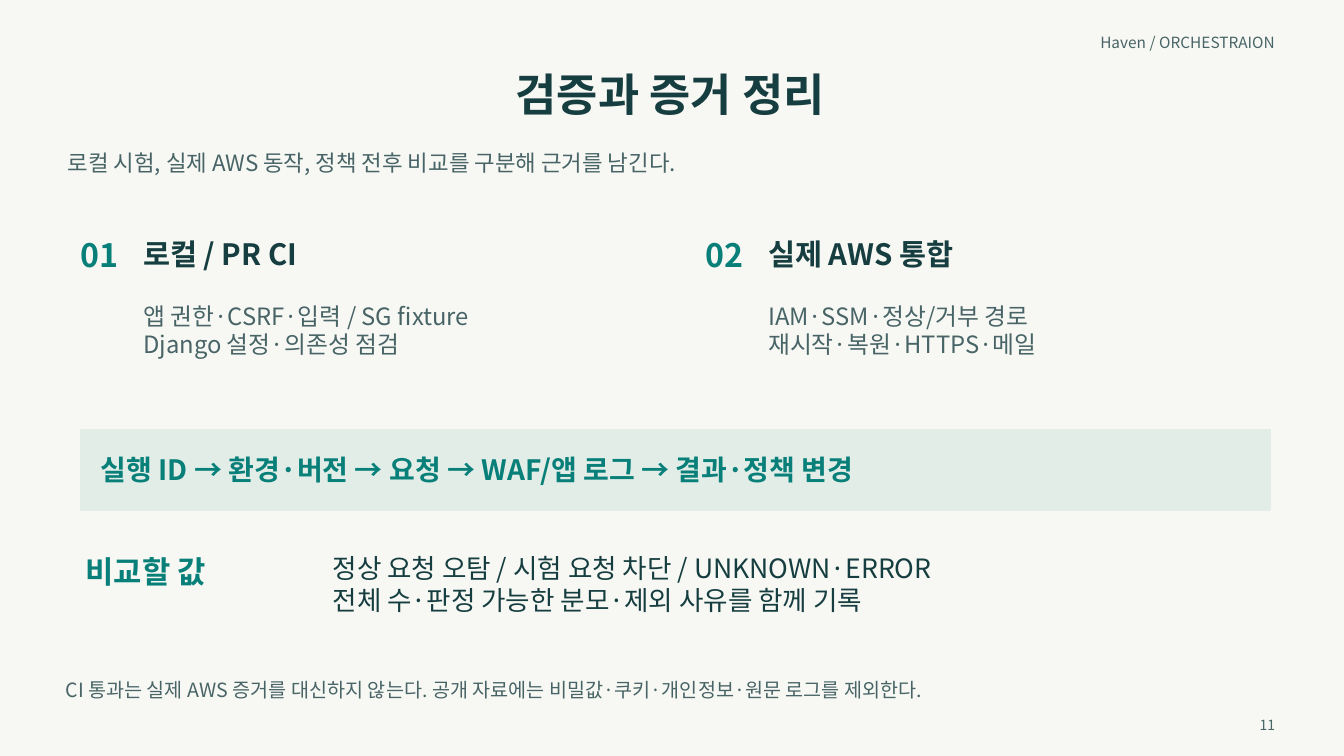
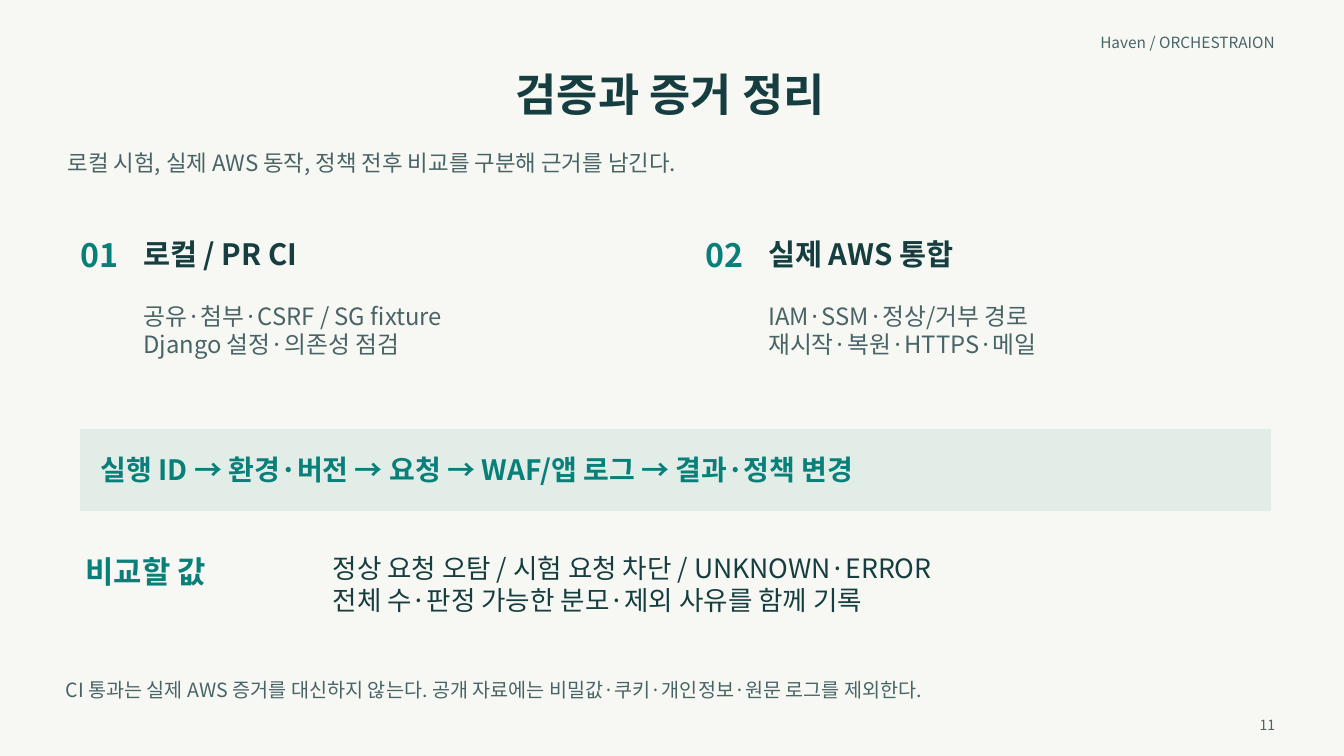
Before and after one commit to MinsooAhn02/Haven, a slide deck: slide 11 of docs/발표/Haven_통합계획_기반_프로젝트계획서_초안.pptx. Drawn at 1344x756 pixels with LibreOffice and Linux fonts; fonts in the diff are those of the drawing. Boxes give left, top, right and bottom in pixels: in the first picture for what was removed or moved away, otherwise in the second. Text is boxed around its words. In the diff, an @@ line names an element or a change of style, - is before the commit and + after.

```diff
--- a/docs/발표/Haven_통합계획_기반_프로젝트계획서_초안.pptx
+++ b/docs/발표/Haven_통합계획_기반_프로젝트계획서_초안.pptx
@@ text at bbox=[143, 305, 442, 327]: text changed @@
-앱 권한·CSRF·입력 / SG fixture
+공유·첨부·CSRF / SG fixture
```
Also in this commit, not shown: 10 other slides changed, 1 slide added, 1 slide removed, 7 other files.
